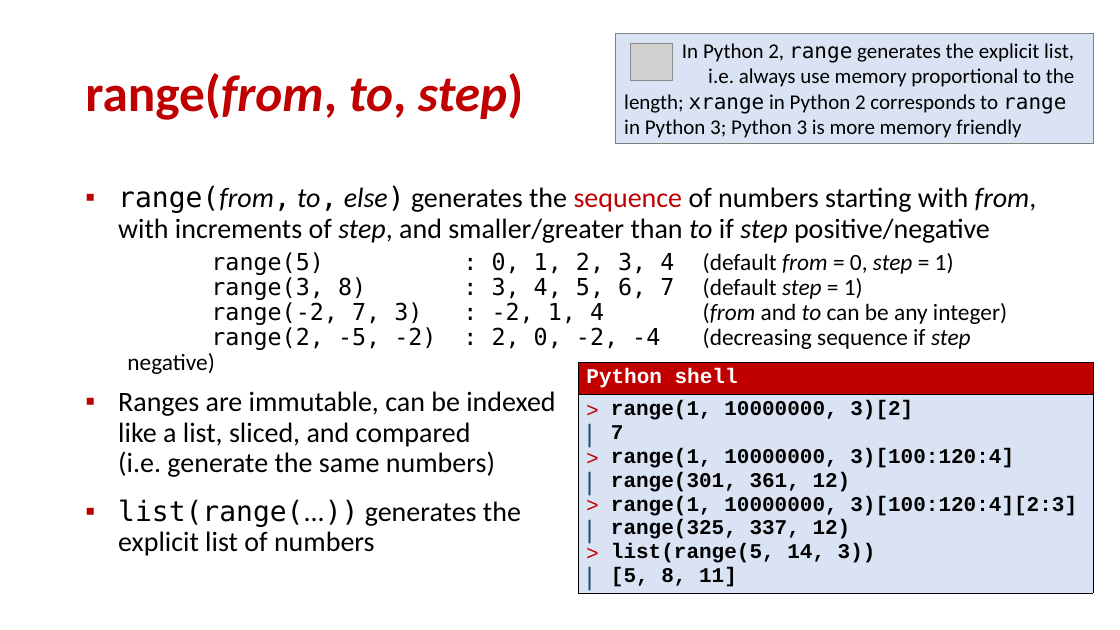
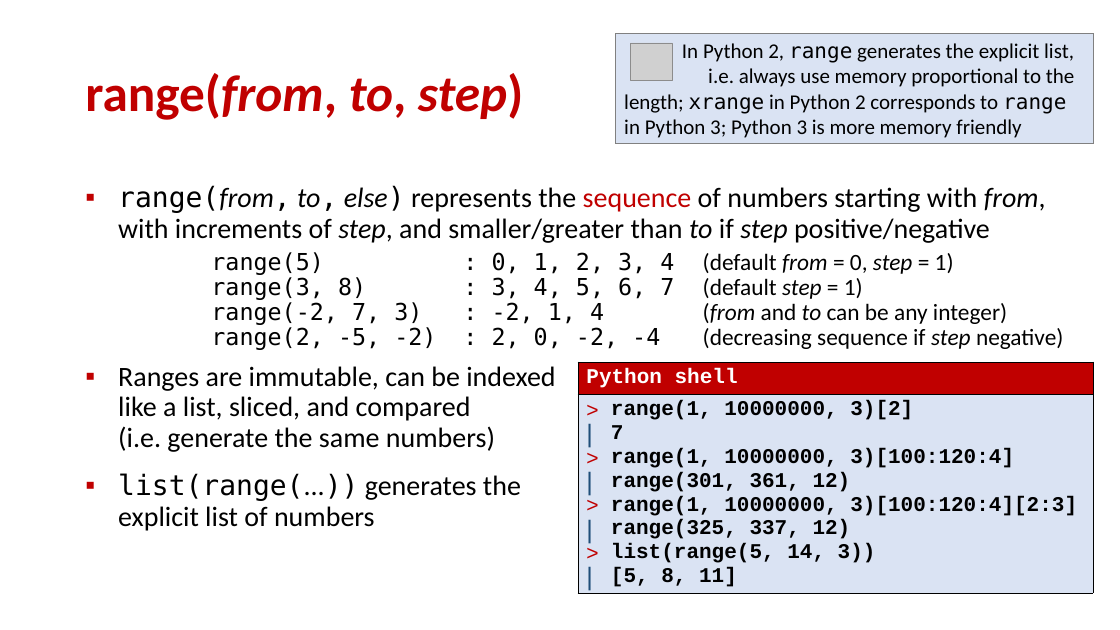
Before and after one commit to gsbrodal/gsbrodal.github.io, a slide deck: slide 14 of ipsa/slides/lists.pptx. Drawn at 1120x630 pixels with LibreOffice and Linux fonts; fonts in the diff are those of the drawing; grey boxes stand for pictures. Boxes give left, top, right and bottom in pixels: in the first picture for what was removed or moved away, otherwise in the second. Text is boxed around its words. In the diff, an @@ line names an element or a change of style, - is before the commit and + after.

```diff
--- a/ipsa/slides/lists.pptx
+++ b/ipsa/slides/lists.pptx
@@ text at box(118, 185, 1046, 243): text changed @@
-▪ range(from, to, else) generates the sequence of numbers starting with from, with increments of step, and smaller/greater than to if step positive/negative
+▪ range(from, to, else) represents the sequence of numbers starting with from, with increments of step, and smaller/greater than to if step positive/negative
```
Also in this commit, not shown: 2 other slides changed, 11 other files.
